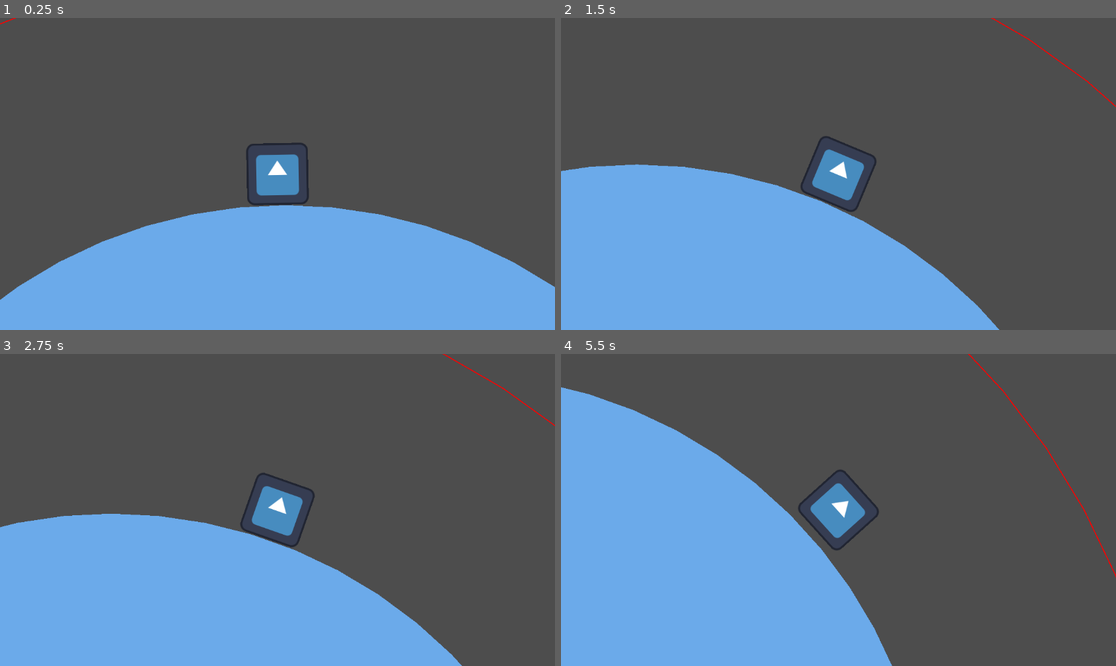
Above: before the commit, frames 1-4 (two rows, left to right).
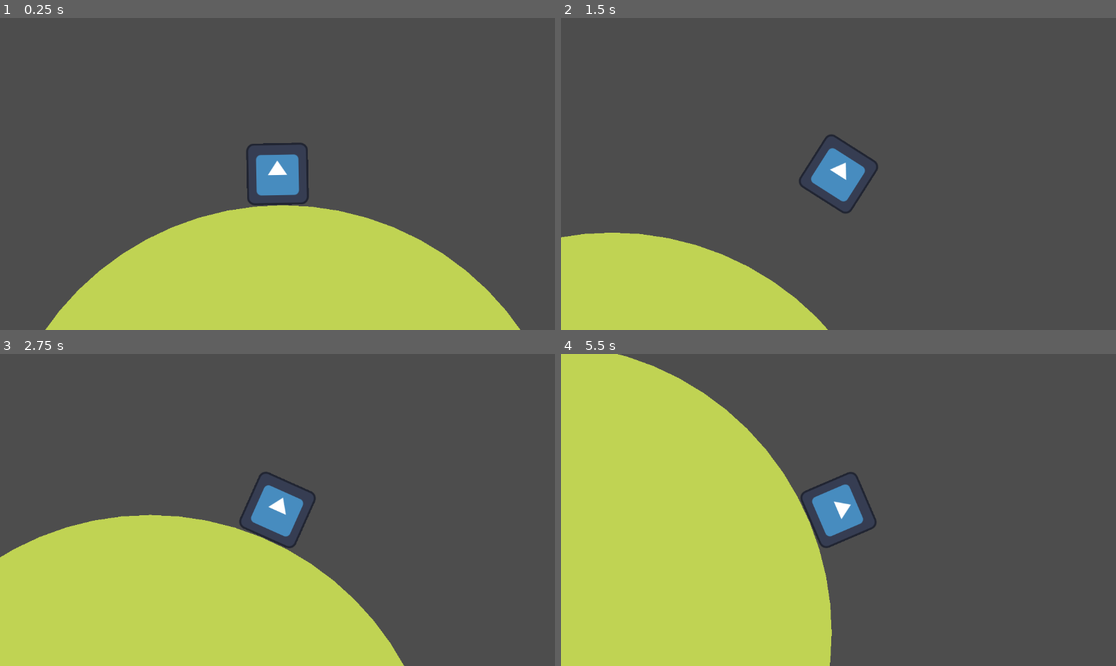
Above: after the commit, the same moments.

Repository: Enzo-Nacly/Dust
Game: Godot game, scene res://assets/game/main.tscn
Two runs of this game, one before a commit and one after it. Both use one fixed random seed, a clock stepped at 60 frames per second and the inputs below. The engine's default icon, where the game draws it, is replaced by a stand-in: a white triangle on a blue panel in a dark square.
Inputs:
- Up to frame 1 (0.25 s): no input
- Up to frame 2 (1.5 s): tap Enter (ui_accept) at 0.5, 0.77 s; hold Right (ui_right) from 0.53 s (still down)
- Up to frame 3 (2.75 s): tap Enter (ui_accept) at 1.52 s; release Right (ui_right) at 2.03 s; hold Left (ui_left) from 2.03 s (still down)
- Up to frame 4 (5.5 s): release Left (ui_left) at 2.78 s; hold Right (ui_right) 2.78-4.28 s; tap Enter (ui_accept) at 3.02, 3.77, 4.52 s; hold Left (ui_left) 4.28-5.03 s; hold Right (ui_right) from 5.03 s (still down)

The runs differ from the first frame. In frame 1, 31% of the frame differs, in the area x 0-100%, y 0-100%; in frame 2, 32%; in frame 3, 31%; in frame 4, 43%.

Commit message:
gravidade em função do raio do planeta foi implementado junto ao resource de planet_status para deixar mais modular

Diff:
--- a/assets/game/main.tscn
+++ b/assets/game/main.tscn
@@ -1,12 +1,12 @@
-[gd_scene load_steps=3 format=3 uid="uid://cly7rhvtfsjiw"]
+[gd_scene format=3 uid="uid://cly7rhvtfsjiw"]
 
 [ext_resource type="PackedScene" uid="uid://ckratrq8jvnm8" path="res://assets/planets/purple_planet.tscn" id="2_7nwiy"]
 [ext_resource type="PackedScene" uid="uid://ux0228ttqf7j" path="res://assets/entities/player.tscn" id="2_i1as6"]
 
-[node name="Main" type="Node2D"]
+[node name="Main" type="Node2D" unique_id=522489995]
 
-[node name="Player" parent="." instance=ExtResource("2_i1as6")]
+[node name="Player" parent="." unique_id=440483443 instance=ExtResource("2_i1as6")]
 position = Vector2(0, -65)
 
-[node name="Purple_Planet" parent="." instance=ExtResource("2_7nwiy")]
+[node name="Purple_Planet" parent="." unique_id=1866348177 instance=ExtResource("2_7nwiy")]
 position = Vector2(9, 473)
--- a/assets/planets/purple_planet.tscn
+++ b/assets/planets/purple_planet.tscn
@@ -2,16 +2,16 @@
 
 [ext_resource type="Script" uid="uid://bmrhwgqqhoblv" path="res://scripts/purple_planet.gd" id="1_k6qxa"]
 [ext_resource type="PackedScene" uid="uid://dhw1utyfd0bgl" path="res://assets/components/gravity_component.tscn" id="2_2jy7m"]
-[ext_resource type="Resource" uid="uid://b8csp8wuygwtr" path="res://assets/resources/planeta2_teste.tres" id="2_vb3mt"]
+[ext_resource type="Resource" uid="uid://bkjnwd82ch1yo" path="res://assets/resources/yellowish_planet.tres" id="2_vb3mt"]
 
-[sub_resource type="CircleShape2D" id="CircleShape2D_vb3mt"]
-radius = 397.5437
+[sub_resource type="CircleShape2D" id="CircleShape2D_2jy7m"]
+radius = 100.0
 
 [node name="Purple_Planet" type="StaticBody2D" unique_id=201800473 groups=["planets"]]
 script = ExtResource("1_k6qxa")
 planet_resource = ExtResource("2_vb3mt")
 
 [node name="CollisionShape2D" type="CollisionShape2D" parent="." unique_id=1661092387]
-shape = SubResource("CircleShape2D_vb3mt")
+shape = SubResource("CircleShape2D_2jy7m")
 
 [node name="Gravity_Component" parent="." unique_id=804448457 instance=ExtResource("2_2jy7m")]
--- a/assets/resources/planeta2_teste.tres
+++ b/assets/resources/planeta2_teste.tres
@@ -1,10 +1,9 @@
 [gd_resource type="Resource" script_class="Planet_Resource" format=3 uid="uid://b8csp8wuygwtr"]
 
-[ext_resource type="Script" uid="uid://bfcpcdeuugrq4" path="res://scripts/planet_resource.gd" id="1_hrxix"]
+[ext_resource type="Script" uid="uid://bfcpcdeuugrq4" path="res://scripts/planet_status.gd" id="1_hrxix"]
 
 [resource]
 script = ExtResource("1_hrxix")
-raio = 1000.0
-forca_gravidade = 10.0
+raio = 1000
 cor = Color(0.42116174, 0.6654313, 0.91752225, 1)
 metadata/_custom_type_script = "uid://bfcpcdeuugrq4"
--- a/assets/resources/purple_planet.tres
+++ b/assets/resources/purple_planet.tres
@@ -1,9 +1,8 @@
 [gd_resource type="Resource" script_class="Planet_Resource" format=3 uid="uid://dychwihy3viig"]
 
-[ext_resource type="Script" uid="uid://bfcpcdeuugrq4" path="res://scripts/planet_resource.gd" id="1_1gsq0"]
+[ext_resource type="Script" uid="uid://bfcpcdeuugrq4" path="res://scripts/planet_status.gd" id="1_1gsq0"]
 
 [resource]
 script = ExtResource("1_1gsq0")
-raio = 400.0
-cor = Color(0.43500397, 0.10785218, 0.7350164, 1)
+cor = Color(0.5457031, 0.2333965, 0.7901566, 1)
 metadata/_custom_type_script = "uid://bfcpcdeuugrq4"
--- /dev/null
+++ b/assets/resources/yellowish_planet.tres
@@ -0,0 +1,9 @@
+[gd_resource type="Resource" script_class="Planet_Resource" format=3 uid="uid://bkjnwd82ch1yo"]
+
+[ext_resource type="Script" uid="uid://bfcpcdeuugrq4" path="res://scripts/planet_status.gd" id="1_w6l8e"]
+
+[resource]
+script = ExtResource("1_w6l8e")
+raio = 600
+cor = Color(0.7535544, 0.8290432, 0.32579863, 1)
+metadata/_custom_type_script = "uid://bfcpcdeuugrq4"
--- a/scripts/gravity_component.gd
+++ b/scripts/gravity_component.gd
@@ -3,22 +3,18 @@
 
 @export var desenhar_circulo_influencia : bool = true
 
-# duas constantes para não ter que escrever números grandes
-#const MULTIPLICADOR_FORCA_GRAVIDADE : float = 1.0/100.0
-const MULTIPLICADOR_FORCA_GRAVIDADE : float = 100
-const SOMADOR_RAIO : float = 500.0
+const MULTIPLICADOR_RAIO : float = 3.0
 
 var entidade : Node2D
-var forca_gravidade : float
+var forca_gravidade : int
 var raio_influencia : float
 
 # apenas para ter certeza que existe uma entidade, um pai (parent)
-func setup(_entidade : Node2D, _forca_gravidade : float, raio : float) -> void:
+func setup(_entidade : Node2D, raio : int) -> void:
 	entidade = _entidade
-	#forca_gravidade = raio * MULTIPLICADOR_FORCA_GRAVIDADE
-	forca_gravidade = _forca_gravidade * MULTIPLICADOR_FORCA_GRAVIDADE
-	raio_influencia = raio + SOMADOR_RAIO
-	print(forca_gravidade)
+	raio_influencia = raio * MULTIPLICADOR_RAIO
+	forca_gravidade = calcular_forca_gravidade(raio)
+
 
 func pegar_gravidade_em(posicao_particula : Vector2) -> Vector2:
 
@@ -35,6 +31,17 @@
 	var forca_gravitacional : Vector2 = vetor_centro.normalized() * forca_gravidade
 	return forca_gravitacional
 
+
+func log_base(numero: float, base: float) -> float:
+	return log(numero) / log(base)
+
+
+func calcular_forca_gravidade(raio: float) -> int:
+	const BASE : float = 2.5
+	var forca_g := log_base(raio, BASE) * 10**2
+	return roundi(forca_g)
+
+
 func _draw() -> void:
 	if desenhar_circulo_influencia:
 		var centro_circulo : Vector2 = Vector2.ZERO
--- a/scripts/planet.gd
+++ b/scripts/planet.gd
@@ -1,19 +1,18 @@
 class_name Planet
 extends StaticBody2D
 
-@export var planet_resource : Planet_Resource
+@export var planet_resource : Planet_Status
 
 @onready var gravity_component : Gravity_Component = $Gravity_Component
 @onready var collision_shape: CollisionShape2D = $CollisionShape2D
 
 
 func _ready() -> void:
-	gravity_component.setup(self, planet_resource.forca_gravidade, planet_resource.raio)
+	gravity_component.setup(self, planet_resource.raio)
 
 	var shape : Shape2D = collision_shape.shape
 	if shape is CircleShape2D:
 		shape.radius = planet_resource.raio
-
 
 func pegar_gravidade_em(posicao_particula : Vector2) -> Vector2:
 	return gravity_component.pegar_gravidade_em(posicao_particula)
--- a/scripts/planet_resource.gd
+++ /dev/null
@@ -1,7 +0,0 @@
-class_name Planet_Resource
-extends Resource
-
-@export var raio : float = 200.0
-@export var forca_gravidade : float = 9.8
-@export var cor : Color = Color.RED
-#@export var
--- /dev/null
+++ b/scripts/planet_status.gd
@@ -0,0 +1,6 @@
+class_name Planet_Status
+extends Resource
+
+@export var raio : int = 200
+@export var cor : Color = Color.RED
+#@export var
Renamed: scripts/planet_resource.gd.uid -> scripts/planet_status.gd.uid
